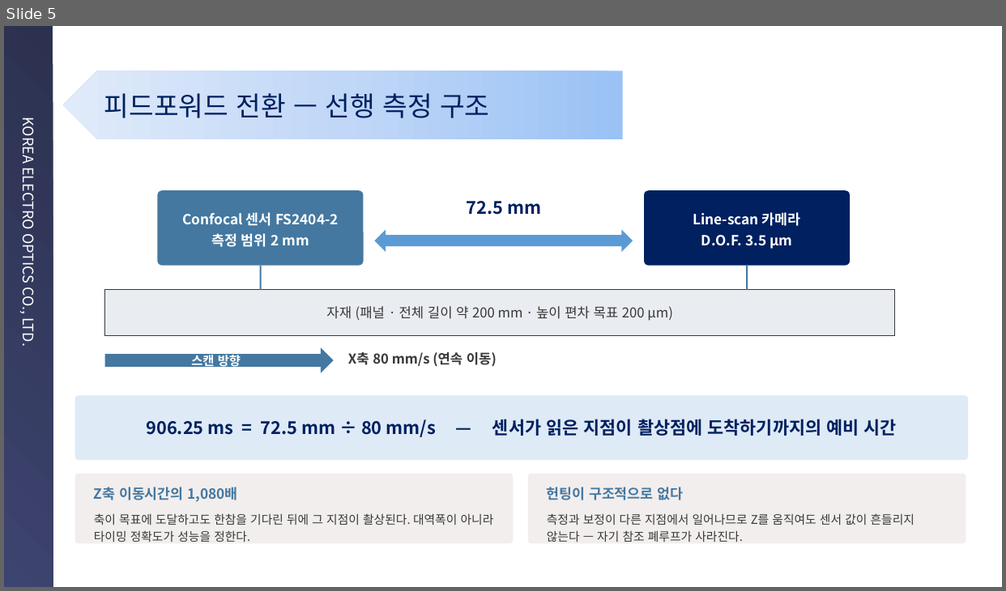
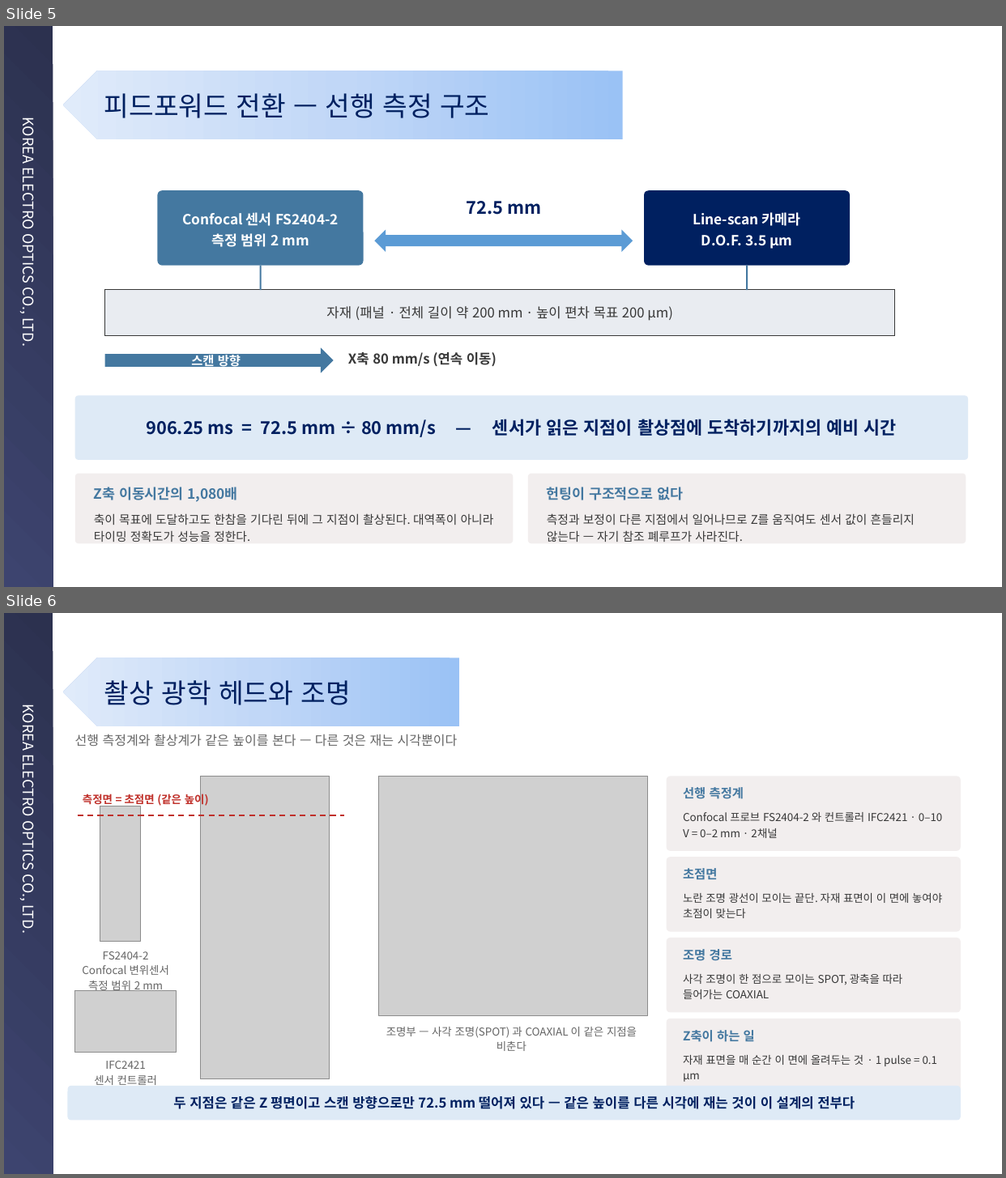
Before and after one commit to kyeongsunyu/SEQApp, a slide deck: Documents/기술경진대회/연구소기술경진대회_민수개발팀 윤경현_피드포워드 오토포커스_260901.pptx. Shown one above the other, each under a label of ours: slide 5 before the commit, slides 5 and 6 after it. The pictures are 1006x591 and 1006x1178 pixels, drawn with LibreOffice and Linux fonts; fonts in the diff are those of the drawing; grey boxes stand for pictures; background and template pictures are left out. Boxes give left, top, right and bottom in pixels: in the first picture for what was removed or moved away, otherwise in the second. Text is boxed around its words. In the diff, an @@ line names an element or a change of style, - is before the commit and + after.

```diff
--- a/Documents/기술경진대회/연구소기술경진대회_민수개발팀 윤경현_피드포워드 오토포커스_260901.pptx
+++ b/Documents/기술경진대회/연구소기술경진대회_민수개발팀 윤경현_피드포워드 오토포커스_260901.pptx
@@ slide 6 added at (x1=4, y1=613, x2=1002, y2=1174), background #FFFFFF; not listed: 1 template element that a slide beside it also shows @@
@@ pentagon arrow added at (x1=63, y1=658, x2=459, y2=726), fill gradient #9AC3F5 to #C2D8F8 to #E1EBFB @@
@@ text added at (x1=104, y1=680, x2=351, y2=705), 26 pt, text #002060 @@
+촬상 광학 헤드와 조명
@@ text added at (x1=75, y1=734, x2=458, y2=747), 12.5 pt, text #666666 @@
+선행 측정계와 촬상계가 같은 높이를 본다 — 다른 것은 재는 시각뿐이다
@@ picture added at (x1=200, y1=776, x2=330, y2=1080) @@
@@ picture added at (x1=378, y1=776, x2=648, y2=1016) @@
@@ rounded rectangle added at (x1=667, y1=776, x2=961, y2=851), fill #F2EEEE @@
@@ text added at (x1=83, y1=792, x2=209, y2=807), 10.5 pt, text #C0302A, bold @@
+측정면 = 초점면 (같은 높이)
@@ picture added at (x1=100, y1=806, x2=141, y2=941) @@
@@ text added at (x1=683, y1=787, x2=744, y2=799), 12 pt, text #4478A0, bold @@
+선행 측정계
@@ line added from (78, 815) to (345, 815), #C0302A 1.4 pt dashed @@
@@ text added at (x1=683, y1=812, x2=943, y2=838), 10.5 pt, text #383838 @@
+Confocal 프로브 FS2404-2 와 컨트롤러 IFC2421 · 0–10 V = 0–2 mm · 2채널
@@ rounded rectangle added at (x1=667, y1=857, x2=961, y2=932), fill #F2EEEE @@
@@ text added at (x1=683, y1=868, x2=717, y2=879), 12 pt, text #4478A0, bold @@
+초점면
@@ text added at (x1=683, y1=893, x2=942, y2=918), 10.5 pt, text #383838 @@
+노란 조명 광선이 모이는 끝단. 자재 표면이 이 면에 놓여야 초점이 맞는다
@@ text added at (x1=82, y1=952, x2=169, y2=993), 10.5 pt, text #666666 @@
+FS2404-2
+Confocal 변위센서
+측정 범위 2 mm
@@ rounded rectangle added at (x1=667, y1=938, x2=961, y2=1013), fill #F2EEEE @@
@@ text added at (x1=683, y1=949, x2=732, y2=961), 12 pt, text #4478A0, bold @@
+조명 경로
@@ text added at (x1=683, y1=974, x2=903, y2=999), 10.5 pt, text #383838 @@
+사각 조명이 한 점으로 모이는 SPOT, 광축을 따라 들어가는 COAXIAL
@@ picture added at (x1=75, y1=991, x2=177, y2=1053) @@
@@ rounded rectangle added at (x1=667, y1=1019, x2=961, y2=1093), fill #F2EEEE @@
@@ text added at (x1=386, y1=1027, x2=637, y2=1051), 10.5 pt, text #666666 @@
+조명부 — 사각 조명(SPOT) 과 COAXIAL 이 같은 지점을 비춘다
@@ text added at (x1=683, y1=1030, x2=755, y2=1042), 12 pt, text #4478A0, bold @@
+Z축이 하는 일
@@ text added at (x1=94, y1=1061, x2=157, y2=1085), 10.5 pt, text #666666 @@
+IFC2421
+센서 컨트롤러
@@ text added at (x1=683, y1=1055, x2=938, y2=1082), 10.5 pt, text #383838 @@
+자재 표면을 매 순간 이 면에 올려두는 것 · 1 pulse = 0.1 µm
@@ rounded rectangle added at (x1=68, y1=1086, x2=961, y2=1121), fill #DEEAF6, 13 pt, text #002060, bold @@
+두 지점은 같은 Z 평면이고 스캔 방향으로만 72.5 mm 떨어져 있다 — 같은 높이를 다른 시각에 재는 것이 이 설계의 전부다
```
Also in this commit, not shown: 1 other slide added, 7 other files.
